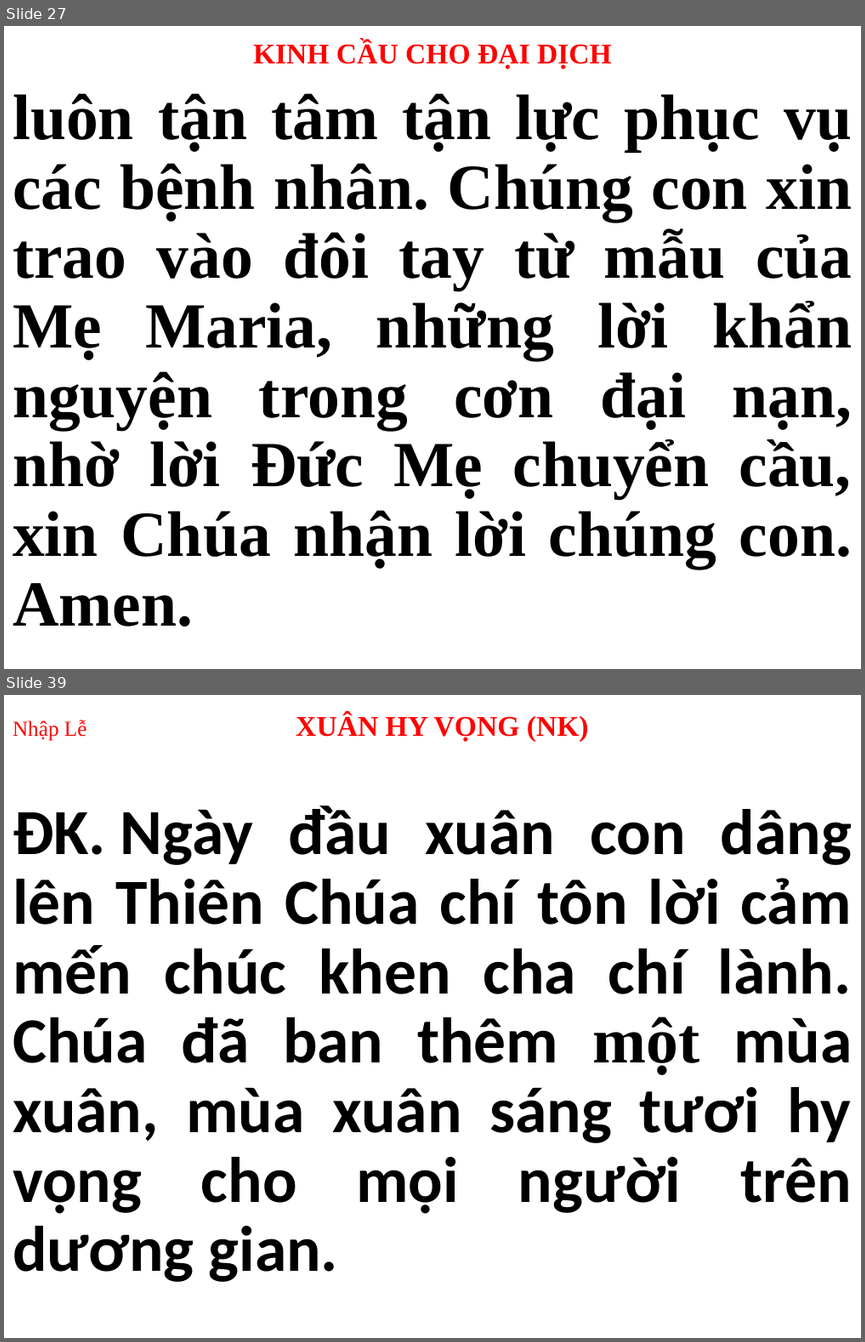
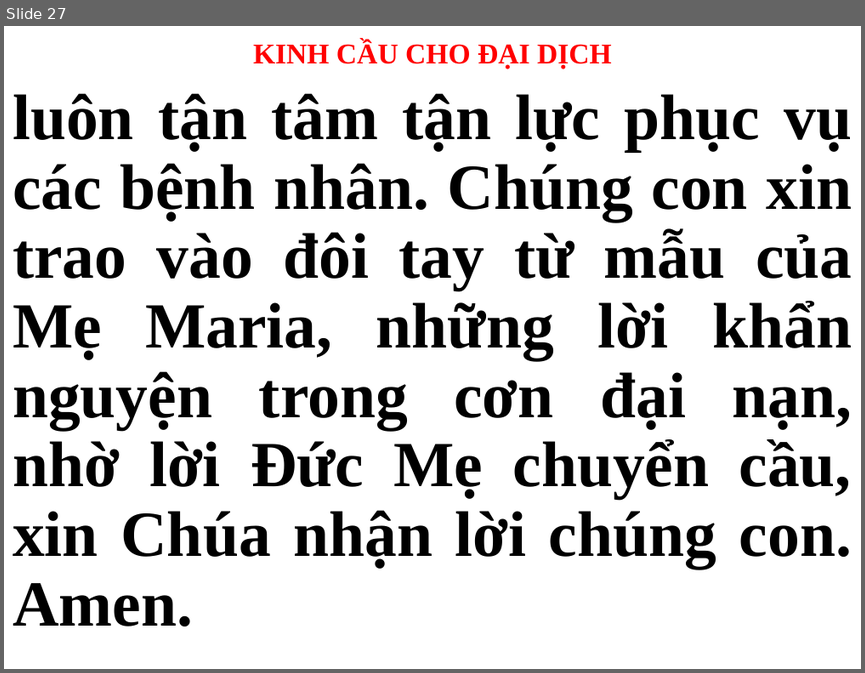
Before and after one commit to webfullstack99/usb-songs, a slide deck: CN.pptx. Shown one above the other, each under a label of ours: slides 27 and 39 before the commit, slide 27 after it; the slides between them are not shown. The pictures are 865x1342 and 865x673 pixels, drawn with LibreOffice and Linux fonts; fonts in the diff are those of the drawing. Boxes give left, top, right and bottom in pixels: in the first picture for what was removed or moved away, otherwise in the second. Text is boxed around its words. In the diff, an @@ line names an element or a change of style, - is before the commit and + after.

```diff
--- a/CN.pptx
+++ b/CN.pptx
@@ slide 39 removed at (4, 695, 861, 1338), background #FFFFFF @@
@@ title removed at (12, 713, 589, 741) @@
-Nhập Lễ XUÂN HY VỌNG (NK)
@@ subtitle removed at (12, 805, 851, 1281) @@
-ĐK. Ngày đầu xuân con dâng lên Thiên Chúa chí tôn lời cảm mến chúc khen cha chí lành. Chúa đã ban thêm một mùa xuân, mùa xuân sáng tươi hy vọng cho mọi người trên dương gian.
```
Also in this commit, not shown: 28 other slides changed, 38 slides added, 31 other slides removed, 2 other files.
